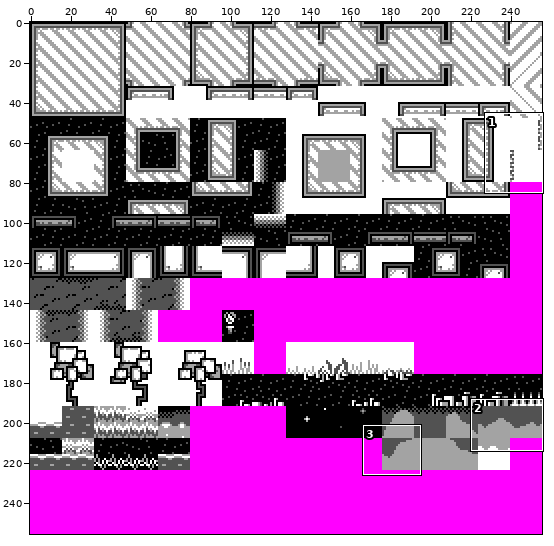
Two versions of one sprite sheet, data/blocks.def.png. Above: a wide view before the commit, with the close-up outlined.
Close-up. As it was:
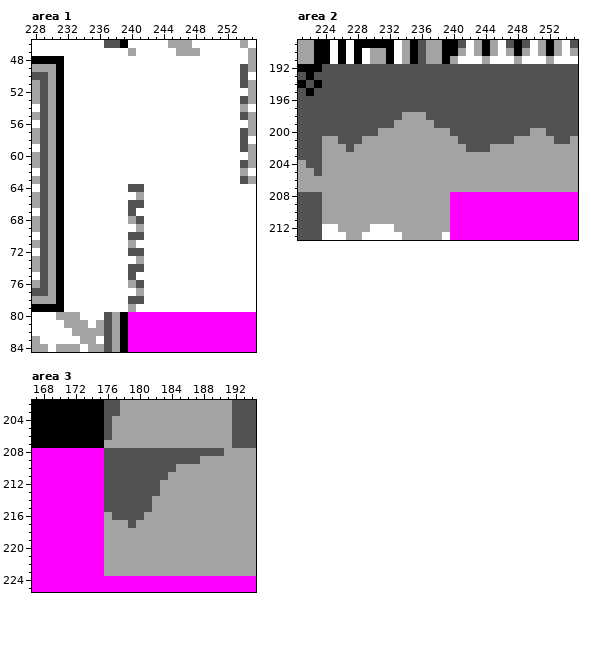
The file is 256x256 pixels. Shown: area 1: x 228..255, y 46..84; area 2: x 221..255, y 189..213; area 3: x 167..194, y 202..225.
After:
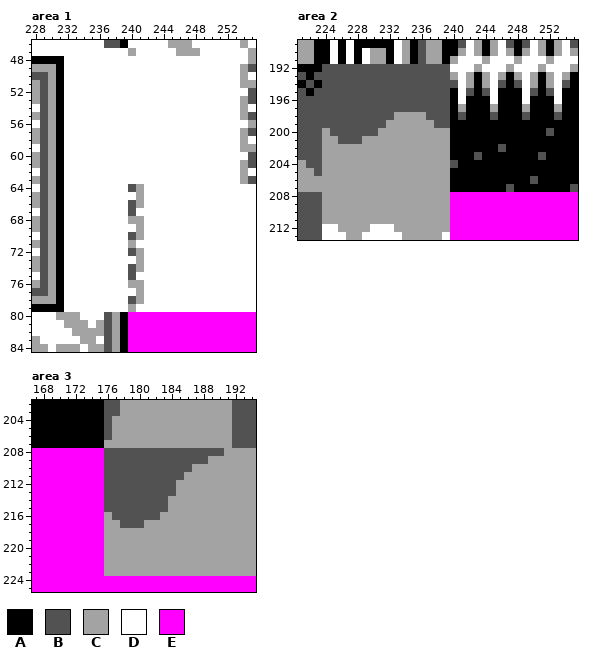
Palette (. is transparent): A #000000  B #525252  C #a3a3a3  D #ffffff  E #ff00ff
Edits made:
Area 1:
y 49: x 254..255 BC -> CB
y 50..51: x 254 B -> C
y 52: x 255 C -> B
y 53: x 254..255 BC -> CB
y 55: x 254..255 BC -> CB
y 57: x 254..255 BC -> CB
y 58..59: x 254 B -> C
y 60: x 255 C -> B
y 61: x 254..255 BC -> CB
y 63: x 254..255 BC -> CB
y 64: x 241 B -> C
y 66: x 241 B -> C
y 68: x 241 B -> C
y 70: x 241 B -> C
y 72: x 241 B -> C
y 74: x 241 B -> C
y 76: x 241 B -> C
y 78: x 241 B -> C
Area 2:
y 192: x 240..255 BBBBBBBBBBBBBBBB -> DDDCDDDCDDDCDDDC
y 193: x 240..255 BBBBBBBBBBBBBBBB -> CDCACDCACDCACDCA
y 194: x 241..245 BBBBB -> DCACD; x 247 B -> A; x 249..253 BBBBB -> DCACD; x 255 B -> A
y 195: x 240..241 BB -> AD; x 243 B -> A; x 245..249 BBBBB -> DAAAD; x 251 B -> A; x 253..255 BBB -> DAA
y 196: x 240..255 BBBBBBBBBBBBBBBB -> ADAAADAAADAAADAA
y 197: x 240..255 BBBBBBBBBBBBBBBB -> ACAAACAAACAAACAA
y 198: x 233 B -> C; x 240 B -> A; x 242..244 BBB -> AAA; x 246..248 BBB -> AAA; x 250..252 BBB -> AAA; x 254..255 BB -> AA
y 199: x 232 B -> C; x 240..255 BBBBBBBBBBBBBBBB -> AAAAAAAAAAAAAAAA
y 200: x 224 B -> C; x 240..251 BBBBBBBBBBCC -> AAAAAAAAAAAA; x 253..255 BBB -> AAA
y 201: x 240..255 CBBBBBBBCCCCCBBC -> AAAAAAAAAAAAAAAA
y 202: x 227 B -> C; x 240..255 CCBBBCCCCCCCCCCC -> AAAAAABAAAAAAAAA
y 203: x 240..255 CCCCCCCCCCCCCCCC -> AAABAAAAAAABAAAA
y 204: x 240..255 CCCCCCCCCCCCCCCC -> BAAAAAAAAAAAAAAA
y 205: x 240..255 CCCCCCCCCCCCCCCC -> AAAAAAAAAAAAAAAA
y 206: x 240..255 CCCCCCCCCCCCCCCC -> AAAAAAAAAABAAAAA
y 207: x 240..255 CCCCCCCCCCCCCCCC -> AAAAAAABAAAAAAAB
Area 3:
y 209: x 188 C -> B
y 210: x 185..186 CC -> BB
y 211: x 184..185 CC -> BB
y 212..213: x 183..184 CC -> BB
y 214..215: x 182..183 CC -> BB
y 216: x 181..182 CC -> BB
y 217: x 178 C -> B; x 180 C -> B
